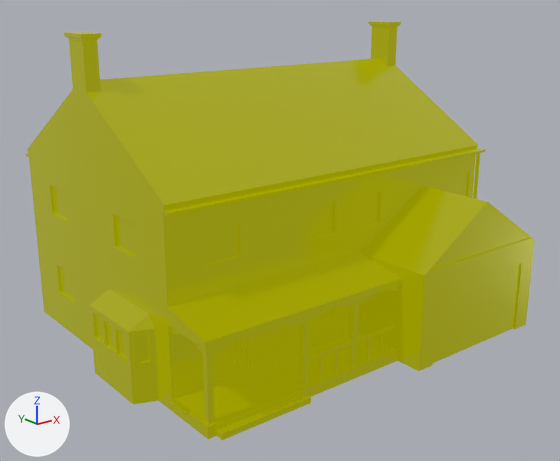
The glTF model public/models/building-house-family-large.glb, before and after one commit.
Before and after are seen from a 50 mm lens placed at (-17.9, -23.8, 12.6), pointed at (-0.2, -1.8, 3.8). The lights are fixed; the arrows at lower left show +X, +Y and +Z. Where no turn or scale is listed for an object, it has been applied to the vertices.

The older version as bpy lines, for what is in view:
```python
me_building_house_family_large = bpy.data.meshes.new('building-house-family-large')
me_building_house_family_large.from_pydata(...)  # 1146 vertices, 2162 faces; spans x -7.8..7.8, y -8.0..5.6, z 0.0..11.2
me_building_house_family_large.materials.append(mat_lowpoly_colors)
ob_building_house_family_large = bpy.data.objects.new('building-house-family-large', me_building_house_family_large)
ob_building_house_family_large.location = (0.0, 0.0, 0.0)
```
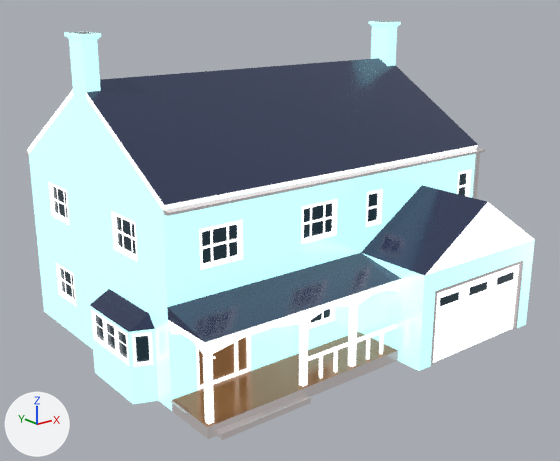
Changed parts and their boxes (x1, y1, x2, y2) in the pictures (560 x 461 px):
'building-house-family-large', recoloured: (25, 21, 535, 440) in both

The change, as a diff of the scene's bpy script:
```diff
--- a/public/models/building-house-family-large.glb.py
+++ b/public/models/building-house-family-large.glb.py
@@ img_base @@
+img_base = load_image('base', '_unpacked/base', 1024, 1024, 'sRGB')
@@ mat_lowpoly_colors_001 @@
+mat_lowpoly_colors_001 = bpy.data.materials.new('LOWPOLY-COLORS.001')
+# uses the picture img_base
@@ me_building_house_family_large @@
 me_building_house_family_large.from_pydata(...)  # 1146 vertices, 2162 faces; spans x -7.8..7.8, y -8.0..5.6, z 0.0..11.2
-me_building_house_family_large.materials.append(mat_lowpoly_colors)
+me_building_house_family_large.materials.append(mat_lowpoly_colors_001)
```
